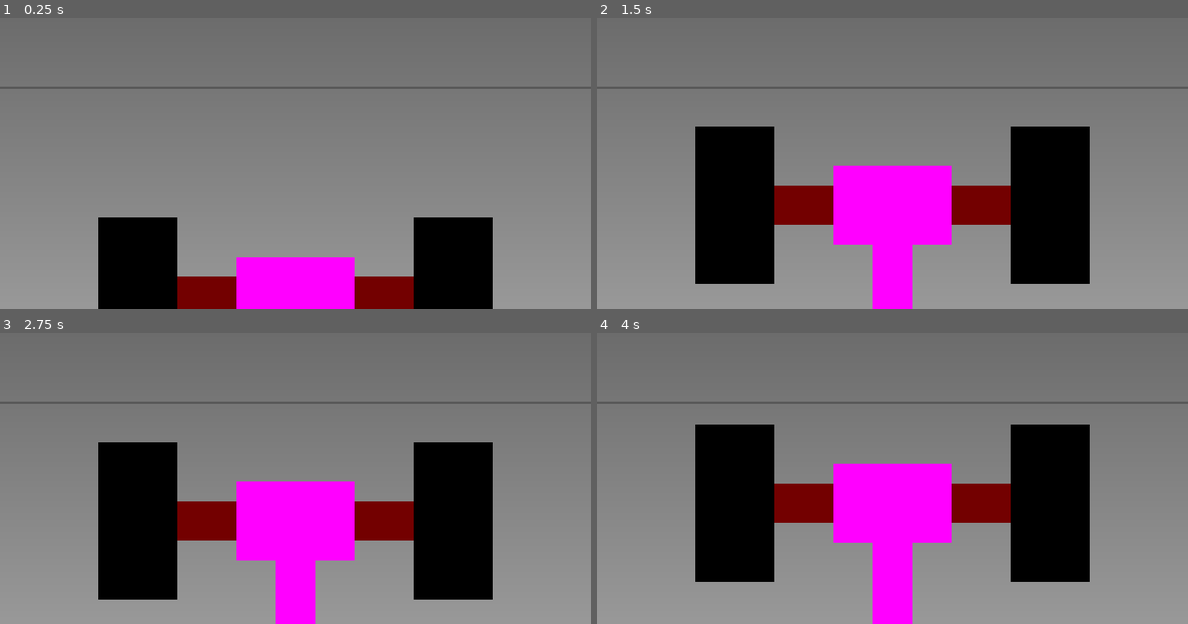
Above: before the commit, frames 1-4 (two rows, left to right).
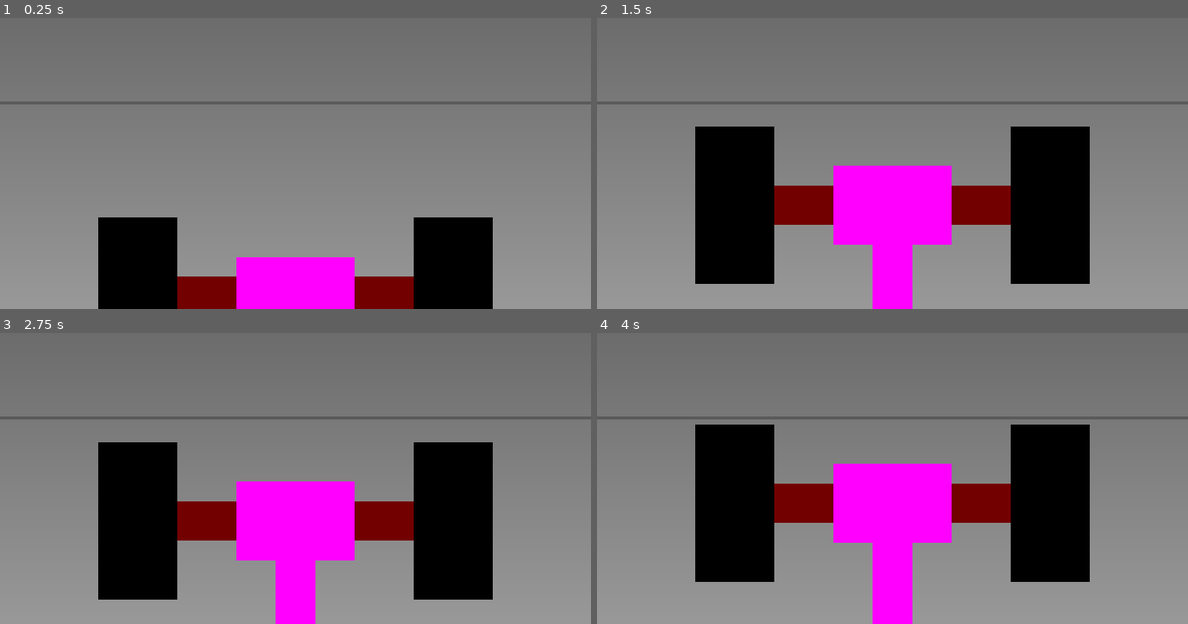
Above: after the commit, the same moments.

Repository: OIIOIIOI/gwj-79-v2
Game: Godot game, scene res://scenes/mini_games/weight_lifting/weight_lifting.tscn
Same seed, same stepped clock (60 frames per second), same inputs: the game is played once before the commit and once after it. This scene is started directly instead of the project's main scene.
Inputs:
- Up to frame 1 (0.25 s): no input
- Up to frame 2 (1.5 s): hold Right (move_right) 0.53-1.28 s; tap E (action) at 0.6, 1.35 s; tap Enter at 1.25 s; hold Down (move_down) from 1.28 s (still down)
- Up to frame 3 (2.75 s): release Down (move_down) at 2.03 s; hold Right (move_right) from 2.03 s (still down); tap E (action) at 2.1 s
- Up to frame 4 (4 s): tap Space at 2.75 s; release Right (move_right) at 2.78 s; hold Up (move_up) 2.78-3.53 s; tap E (action) at 2.85, 3.6 s; hold Left (move_left) from 3.53 s (still down)

The runs differ from the first frame. In frame 1, 1.8% of the frame differs, in the area x 0-100%, y 23-30%; in frame 2, 1.8%; in frame 3, 1.8%; in frame 4, 1.8%.

Commit message:
weight lifting tweaks

Diff:
--- a/scenes/mini_games/weight_lifting/weight_lifting.gd
+++ b/scenes/mini_games/weight_lifting/weight_lifting.gd
@@ -79,14 +79,17 @@
 			end_game()
 
 
-func get_progress() -> float:
+func get_progress(clamped := true) -> float:
 	var r = inverse_lerp(start_marker.global_position.y, end_marker.global_position.y, arm.global_position.y)
-	return abs(clampf(r, 0.25, 1.0))
+	if clamped:
+		return absf(clampf(r, 0.25, 1.0))
+	else:
+		return absf(clampf(r, 0.0, 1.0))
 
 
 func get_hold_progress() -> float:
 	var r = inverse_lerp(0.0, WIN_HOLD_DURATION, held_time)
-	return abs(clampf(r, 0.0, 1.0))
+	return absf(clampf(r, 0.0, 1.0))
 
 
 func reset_visuals() -> void:
--- a/scenes/mini_games/weight_lifting/weight_lifting.tscn
+++ b/scenes/mini_games/weight_lifting/weight_lifting.tscn
@@ -43,6 +43,7 @@
 [node name="GoalLine" type="Sprite2D" parent="."]
 modulate = Color(0, 0, 0, 0.25098)
 texture = SubResource("PlaceholderTexture2D_6wwfw")
+offset = Vector2(0, 50)
 
 [node name="Arm" type="Node2D" parent="."]
 position = Vector2(0, 832)
